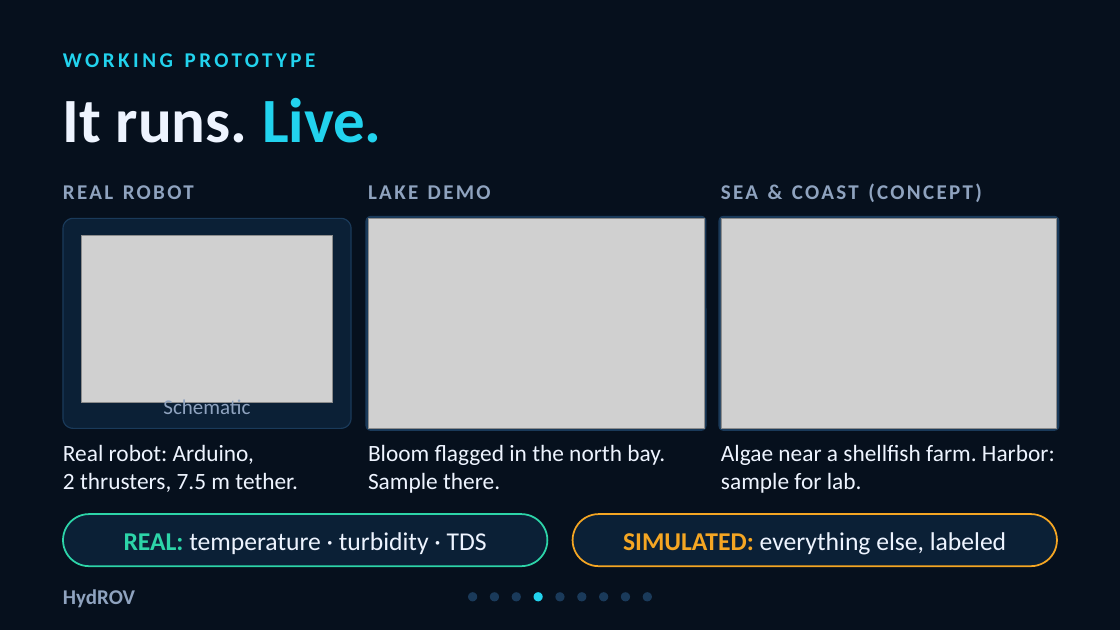
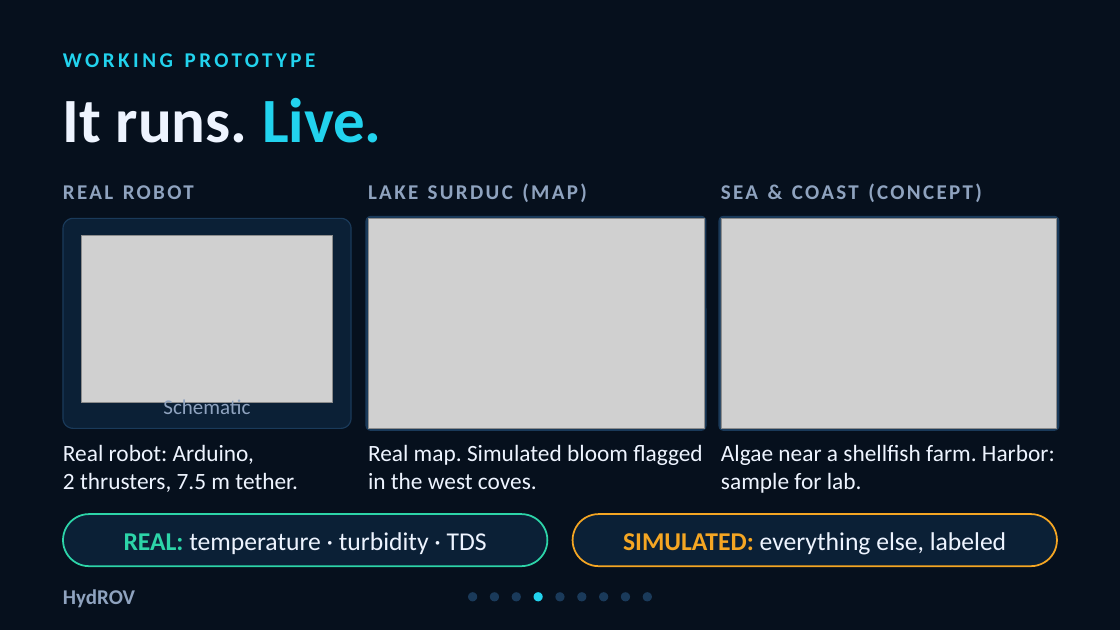
Before and after one commit to Davide-glitch/HydROV, a slide deck: slide 4 of deck/deck.pptx. Drawn at 1120x630 pixels with LibreOffice and Linux fonts; fonts in the diff are those of the drawing; grey boxes stand for pictures. Boxes give left, top, right and bottom in pixels: in the first picture for what was removed or moved away, otherwise in the second. Text is boxed around its words. In the diff, an @@ line names an element or a change of style, - is before the commit and + after.

```diff
--- a/deck/deck.pptx
+++ b/deck/deck.pptx
@@ text at <box>368,183,587,202</box>: text changed @@
-LAKE DEMO
+LAKE SURDUC (MAP)
@@ text at <box>368,444,702,489</box>: text changed @@
-Bloom flagged in the north bay. Sample there.
+Real map. Simulated bloom flagged in the west coves.
```
Also in this commit, not shown: 8 other files.
